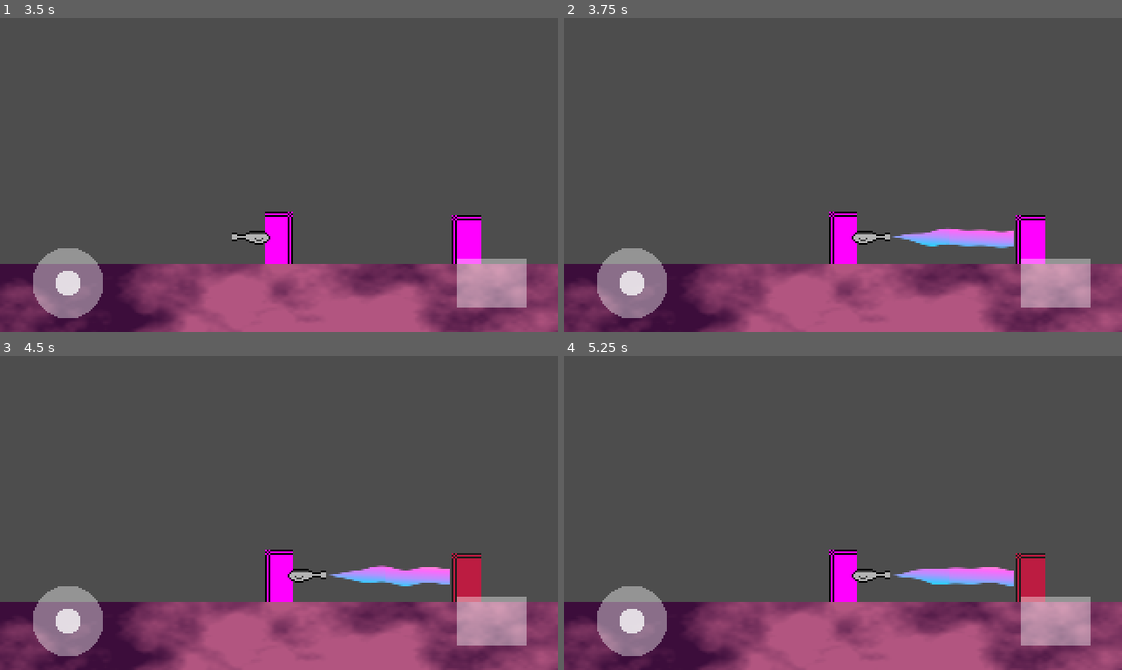
Above: before the commit, frames 1-4 (two rows, left to right).
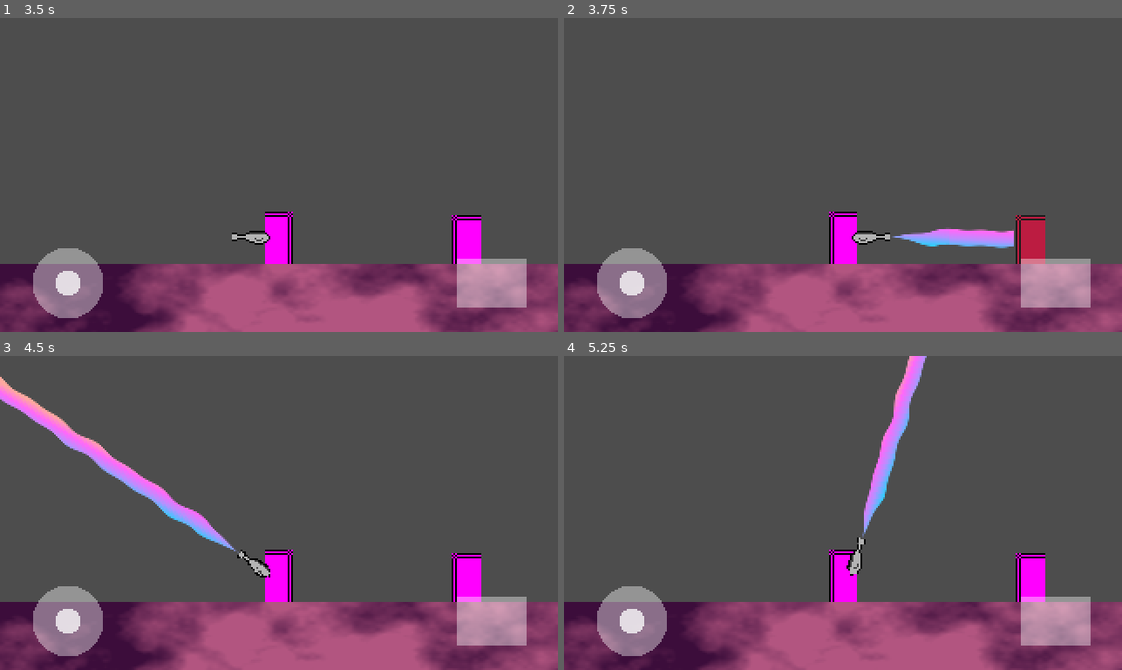
Above: after the commit, the same moments.

Repository: otherotherjosh/RhythmShooter
Game: Godot game, scene res://run n gun/run_n_gun.tscn
Two runs of this game, one before a commit and one after it. Both use one fixed random seed, a clock stepped at 60 frames per second and the inputs below.
Inputs (mouse positions are in pixels of both pictures, inside the frame that each line leads up to):
- Up to frame 1 (3.5 s): tap Enter at 0.5 s; drag from (66, 281) to (334, 105) at 0.52 s; drag from (491, 281) to (251, 237) at 1.27 s; move the mouse to (334, 105) at 2.02 s; click (334, 105) at 2.17 s; tap Space at 2.75 s; drag from (251, 237) to (111, 127) at 2.77 s
- Up to frame 2 (3.75 s): move the mouse to (1010, 222) at 3.52 s; click (1010, 222) at 3.67 s
- Up to frame 3 (4.5 s): tap Enter at 4.25 s; drag from (111, 465) to (195, 434) at 4.27 s
- Up to frame 4 (5.25 s): move the mouse to (870, 513) at 5.02 s; click (870, 513) at 5.17 s

Frame 1 is identical in both runs. In frame 2, 0.8% of the frame differs, in the area x 80-87%, y 62-79%; in frame 3, 4.8%, in the area x 0-87%, y 6-79%; in frame 4, 3.7%.

Commit message:
fix: check ray collision at beginning of fire enemies were broken, they finished taking damage but didn't start

Diff:
--- a/run n gun/player/gun_laser_beam.gd
+++ b/run n gun/player/gun_laser_beam.gd
@@ -26,7 +26,7 @@
 
 
 func _process(delta: float) -> void:
-	if state == State.FIRING:
+	if state == State.FIRING and ray_cast_2d.is_colliding():
 		check_ray_cast_collision()
 
 
@@ -35,6 +35,7 @@
 	state = State.FIRING
 	visible = true
 	play_shoot_animation()
+	check_ray_cast_collision()
 
 
 ## Make beam invisible
